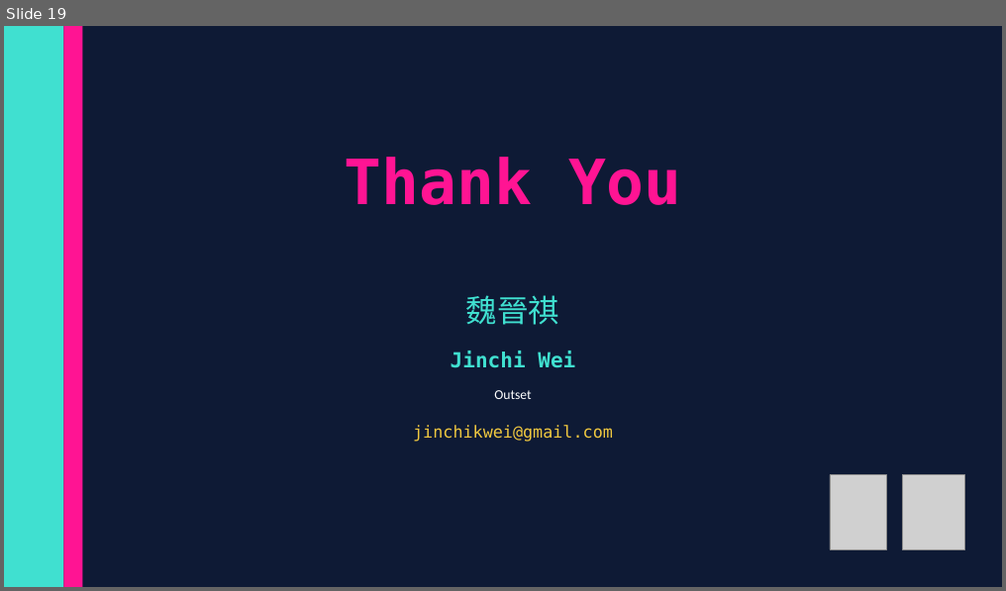
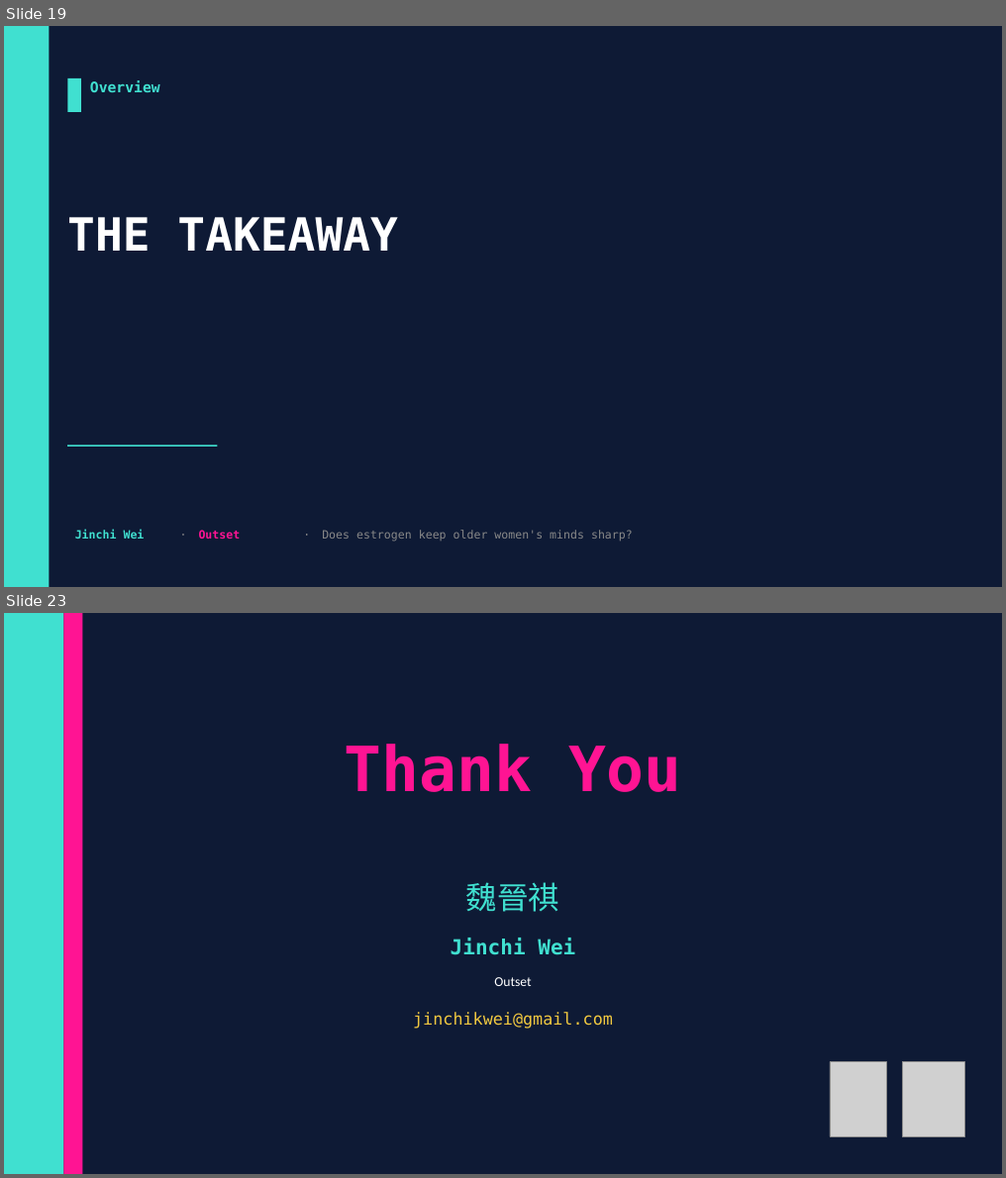
Before and after one commit to jinchiwei/outset-ai-healthcare, a slide deck: solutions/g6_estrogen/slides/g6_estrogen.pptx. Shown one above the other, each under a label of ours: slide 19 before the commit, slides 19 and 23 after it; the slides between them are not shown. The pictures are 1006x591 and 1006x1178 pixels, drawn with LibreOffice and Linux fonts; fonts in the diff are those of the drawing; grey boxes stand for pictures. Boxes give left, top, right and bottom in pixels: in the first picture for what was removed or moved away, otherwise in the second. Text is boxed around its words. In the diff, an @@ line names an element or a change of style, - is before the commit and + after.

Commit message:
G6 v2: estrogen/cognition causal analysis (67% confounding), logistic-for-causation, clinical intro figs, Outset logo, bespoke layouts

```diff
--- a/solutions/g6_estrogen/slides/g6_estrogen.pptx
+++ b/solutions/g6_estrogen/slides/g6_estrogen.pptx
@@ slide 19 added at (x1=4, y1=26, x2=1002, y2=587), background #0E1A35 @@
@@ rectangle added at (x1=4, y1=26, x2=49, y2=587), fill #40E0D0 @@
@@ rectangle added at (x1=67, y1=78, x2=81, y2=112), fill #40E0D0 @@
@@ text added at (x1=90, y1=80, x2=160, y2=92), 14 pt, text #40E0D0, bold @@
+Overview
@@ text added at (x1=67, y1=217, x2=397, y2=251), 44 pt, text #FFFFFF, bold @@
+THE TAKEAWAY
@@ rectangle added at (x1=67, y1=445, x2=218, y2=447), fill #40E0D0 @@
@@ text added at (x1=75, y1=529, x2=145, y2=539), 11 pt, text #40E0D0, bold @@
+Jinchi Wei
@@ text added at (x1=180, y1=528, x2=195, y2=554), 11 pt, text #888888 @@
+·
@@ text added at (x1=199, y1=530, x2=241, y2=539), 11 pt, text #FF1493, bold @@
+Outset
@@ text added at (x1=303, y1=528, x2=319, y2=554), 11 pt, text #888888 @@
+·
@@ text added at (x1=322, y1=530, x2=633, y2=541), 11 pt, text #888888 @@
+Does estrogen keep older women's minds sharp?
@@ what was slide 19 is now slide 23 @@
```
Also in this commit, not shown: 15 slides changed, 6 other slides added, 3 slides removed, 27 other files.
